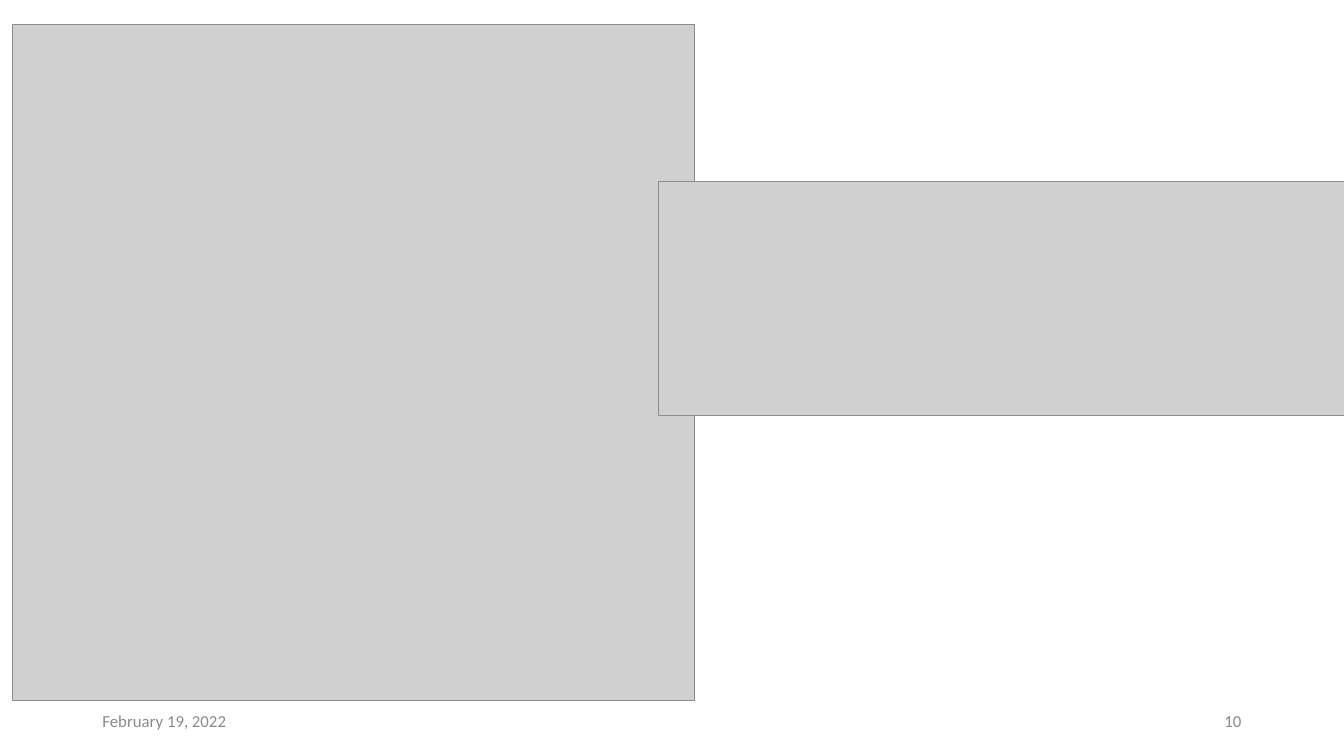
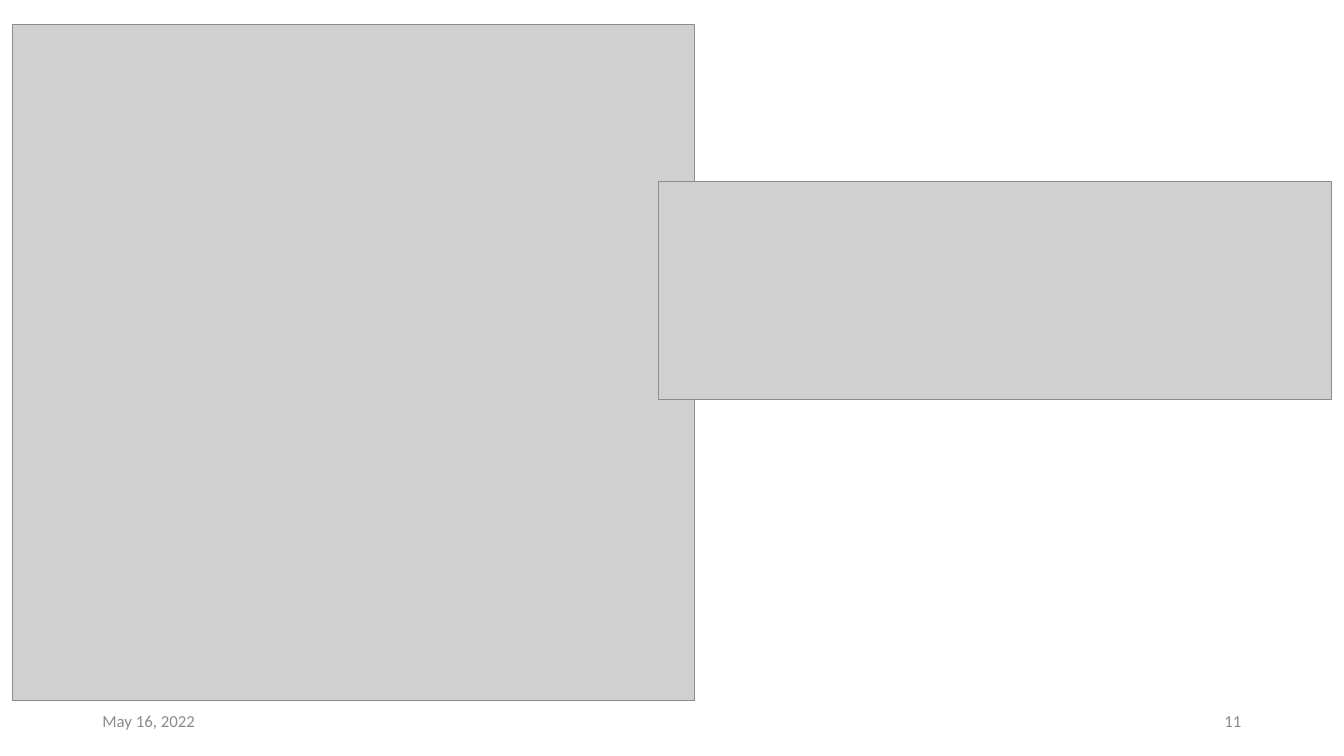
Before and after one commit to PrashanthSingaravelan/winter-semester-2022, a slide deck: slide 11 of CSI3010 Data Warehousing Data Mining/reference materials/module-2 data preprocessing/4_Data Discretization.pptx (slide 10 before the commit). Drawn at 1344x756 pixels with LibreOffice and Linux fonts; fonts in the diff are those of the drawing; grey boxes stand for pictures. Boxes give left, top, right and bottom in pixels: in the first picture for what was removed or moved away, otherwise in the second. Text is boxed around its words. In the diff, an @@ line names an element or a change of style, - is before the commit and + after.

```diff
--- a/CSI3010 Data Warehousing Data Mining/reference materials/module-2 data preprocessing/4_Data Discretization.pptx
+++ b/CSI3010 Data Warehousing Data Mining/reference materials/module-2 data preprocessing/4_Data Discretization.pptx
@@ picture: place and size @@
-picture at [658, 181, 1344, 416]
+picture at [658, 181, 1332, 400]
@@ text at [102, 716, 195, 730]: text changed @@
-February 19, 2022
+May 16, 2022
@@ page number at [1224, 716, 1241, 727]: text changed @@
-10
+11
```
Also in this commit, not shown: 5 other slides changed, 1 slide added, 5 other files.
